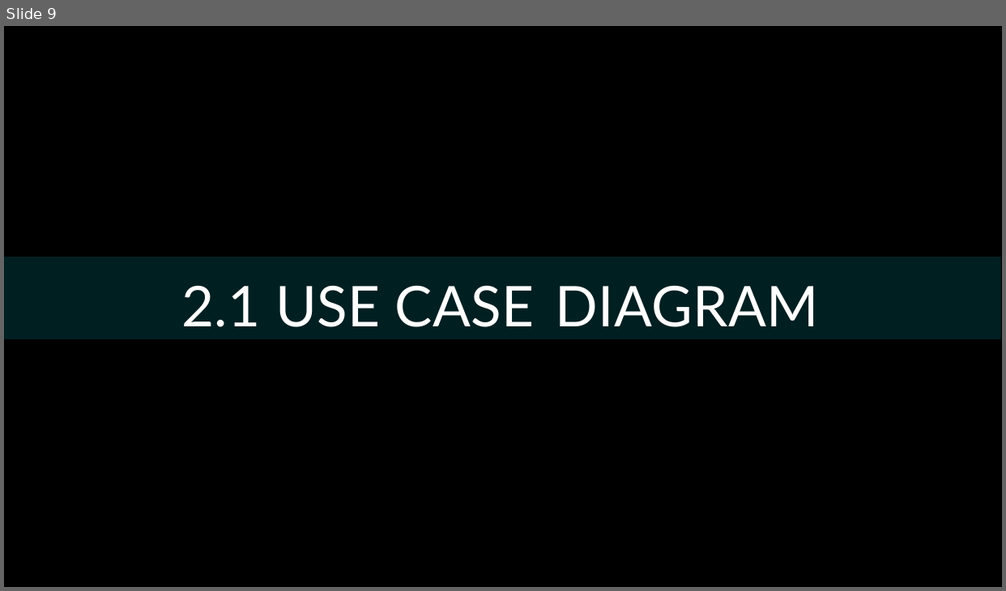
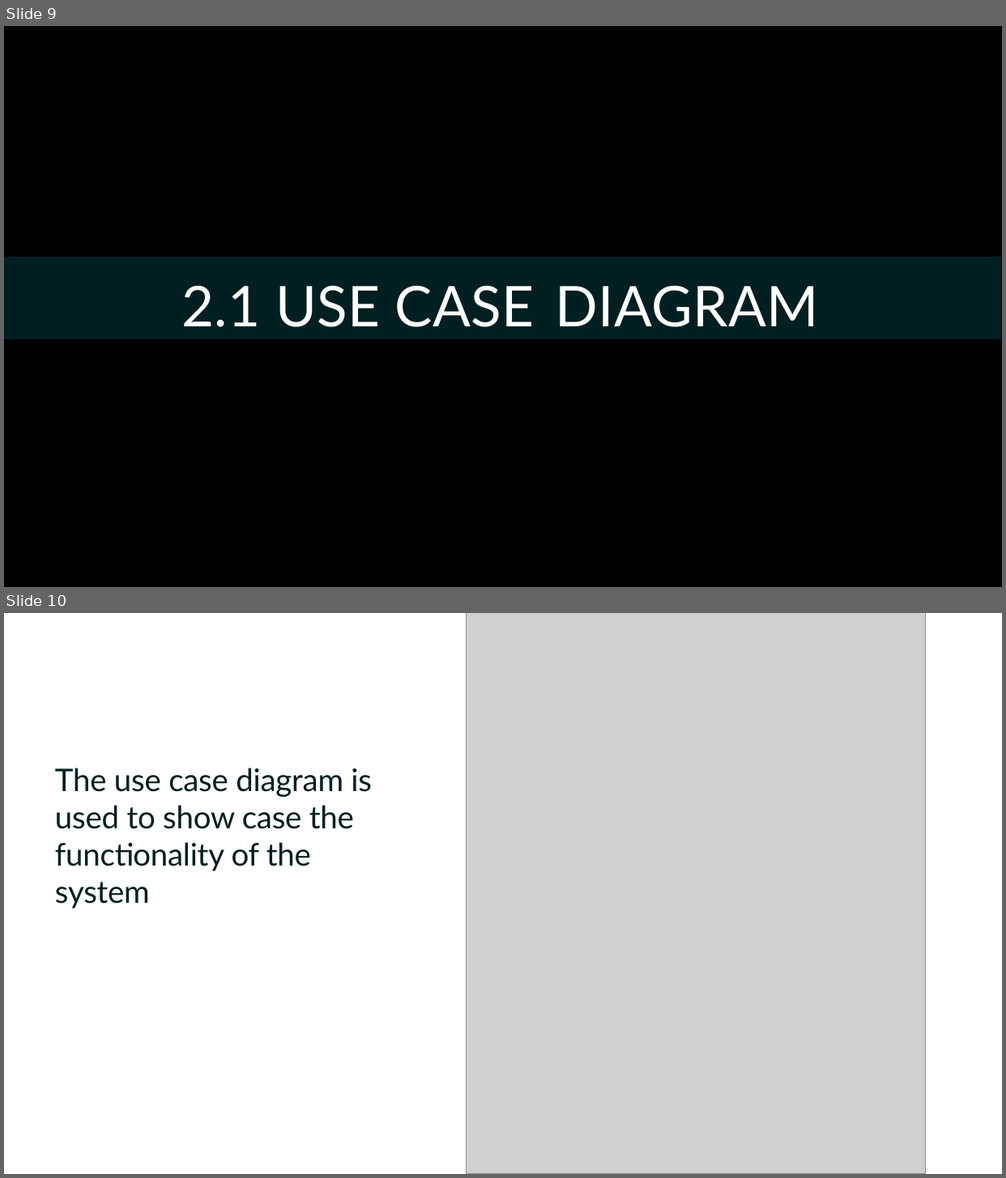
Before and after one commit to NadakuditiTarunBalaji/test-1, a slide deck: REVIEW_2.pptx. Shown one above the other, each under a label of ours: slide 9 before the commit, slides 9 and 10 after it. The pictures are 1006x591 and 1006x1178 pixels, drawn with LibreOffice and Linux fonts; fonts in the diff are those of the drawing; grey boxes stand for pictures. Boxes give left, top, right and bottom in pixels: in the first picture for what was removed or moved away, otherwise in the second. Text is boxed around its words. In the diff, an @@ line names an element or a change of style, - is before the commit and + after.

```diff
--- a/REVIEW_2.pptx
+++ b/REVIEW_2.pptx
@@ slide 10 added at (x1=4, y1=613, x2=1002, y2=1174), background #FFFFFF @@
@@ picture added at (x1=467, y1=613, x2=926, y2=1174) @@
@@ text added at (x1=55, y1=768, x2=372, y2=909), 30 pt, text #001F21 @@
+The use case diagram is used to show case the functionality of the system
```
Also in this commit, not shown: 4 slides changed, 2 other slides added, 3 slides removed.
